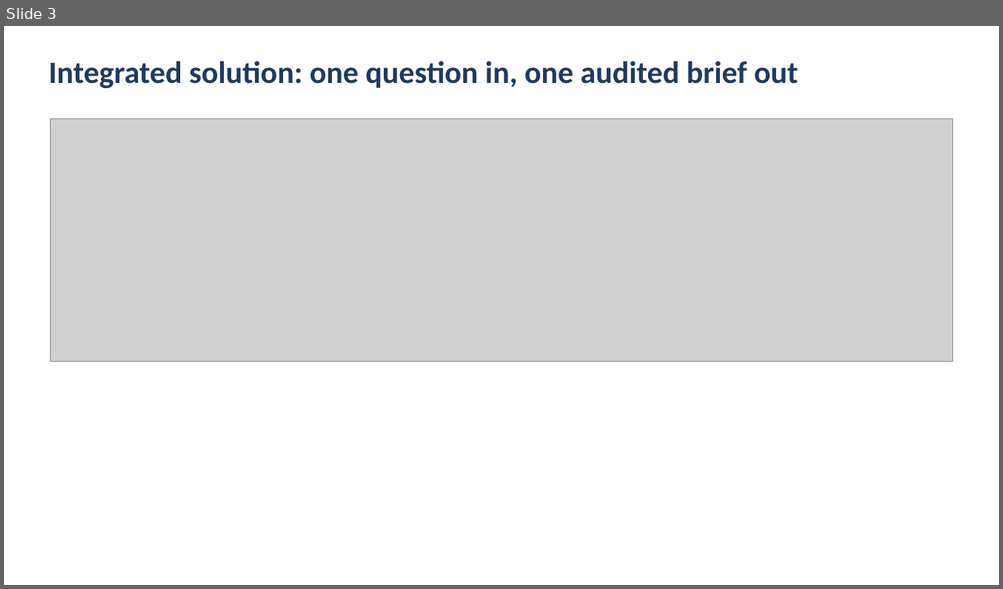
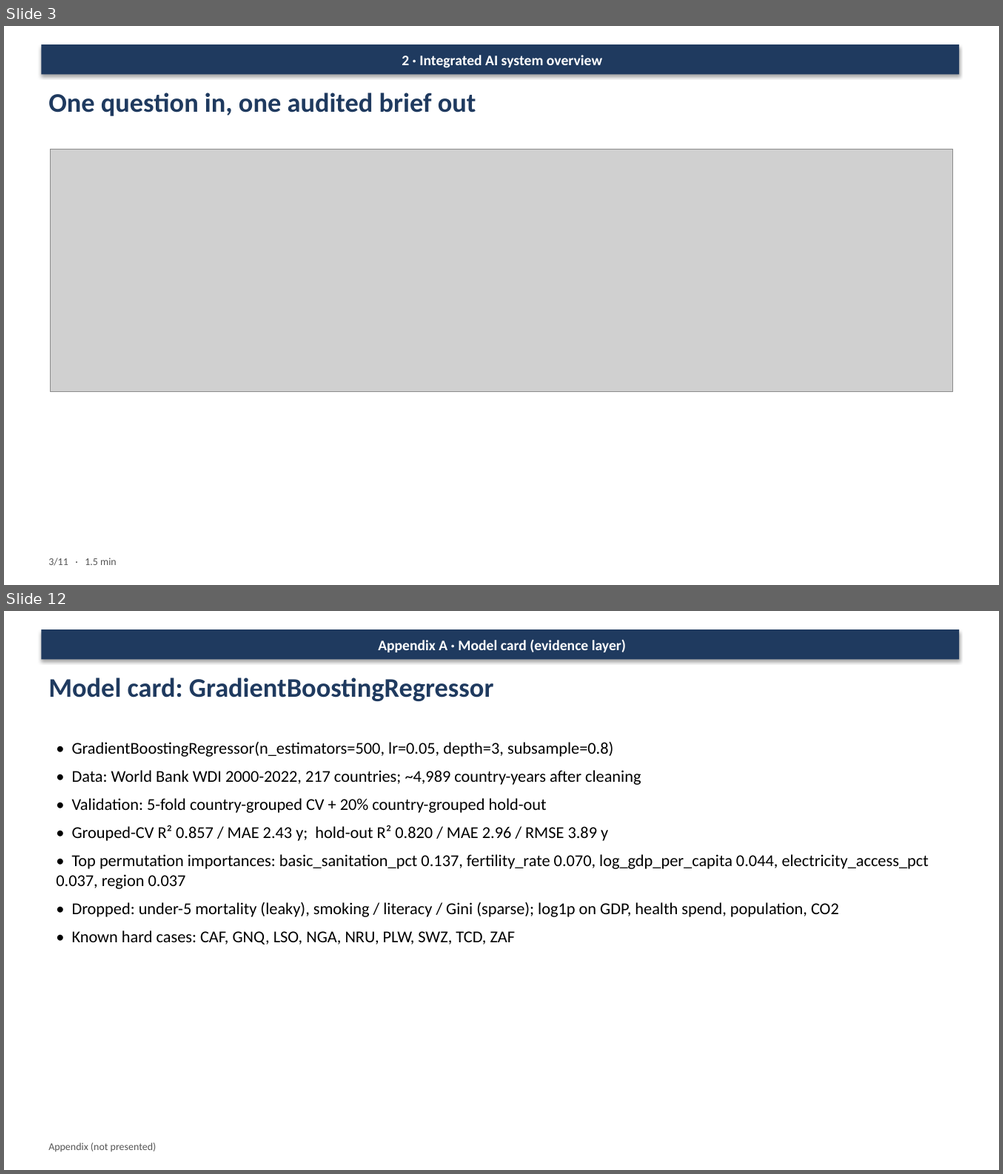
Before and after one commit to doellingcameron92/Industry-Integrated-AI-Synthesis, a slide deck: presentation/Mentor_Presentation.pptx. Shown one above the other, each under a label of ours: slide 3 before the commit, slides 3 and 12 after it; the slides between them are not shown. The pictures are 1003x589 and 1003x1174 pixels, drawn with LibreOffice and Linux fonts; fonts in the diff are those of the drawing; grey boxes stand for pictures. Boxes give left, top, right and bottom in pixels: in the first picture for what was removed or moved away, otherwise in the second. Text is boxed around its words. In the diff, an @@ line names an element or a change of style, - is before the commit and + after.

```diff
--- a/presentation/Mentor_Presentation.pptx
+++ b/presentation/Mentor_Presentation.pptx
@@ slide 12 added at bbox=[4, 611, 999, 1170], background #FFFFFF @@
@@ rectangle added at bbox=[41, 629, 959, 660], fill #1F3A5F, 14 pt, text #FFFFFF, bold @@
+Appendix A · Model card (evidence layer)
@@ text added at bbox=[48, 678, 494, 701], 26 pt, text #1F3A5F, bold @@
+Model card: GradientBoostingRegressor
@@ text added at bbox=[56, 742, 928, 945], 16 pt, text #000000 @@
+• GradientBoostingRegressor(n_estimators=500, lr=0.05, depth=3, subsample=0.8)
+• Data: World Bank WDI 2000-2022, 217 countries; ~4,989 country-years after cleaning
+• Validation: 5-fold country-grouped CV + 20% country-grouped hold-out
+• Grouped-CV R² 0.857 / MAE 2.43 y; hold-out R² 0.820 / MAE 2.96 / RMSE 3.89 y
+• Top permutation importances: basic_sanitation_pct 0.137, fertility_rate 0.070, log_gdp_per_capita 0.044, electricity_access_pct 0.037, region 0.037
+• Dropped: under-5 mortality (leaky), smoking / literacy / Gini (sparse); log1p on GDP, health spend, population, CO2
+• Known hard cases: CAF, GNQ, LSO, NGA, NRU, PLW, SWZ, TCD, ZAF
@@ text added at bbox=[48, 1143, 156, 1152], 10 pt, text #555555 @@
+Appendix (not presented)
@@ slide 3 changed as well @@
@@ rectangle added at bbox=[41, 44, 959, 75], fill #1F3A5F, 14 pt, text #FFFFFF, bold @@
+2 · Integrated AI system overview
@@ text at bbox=[48, 93, 476, 116]: text changed; size 30 to 26 pt @@
-Integrated solution: one question in, one audited brief out
+One question in, one audited brief out
@@ picture: place and size @@
-picture at bbox=[51, 119, 953, 362]
+picture at bbox=[51, 149, 953, 392]
@@ text added at bbox=[48, 558, 116, 566], 10 pt, text #555555 @@
+3/11 · 1.5 min
```
Also in this commit, not shown: 3 other slides changed, 10 other slides added, 9 slides removed, 4 other files.
